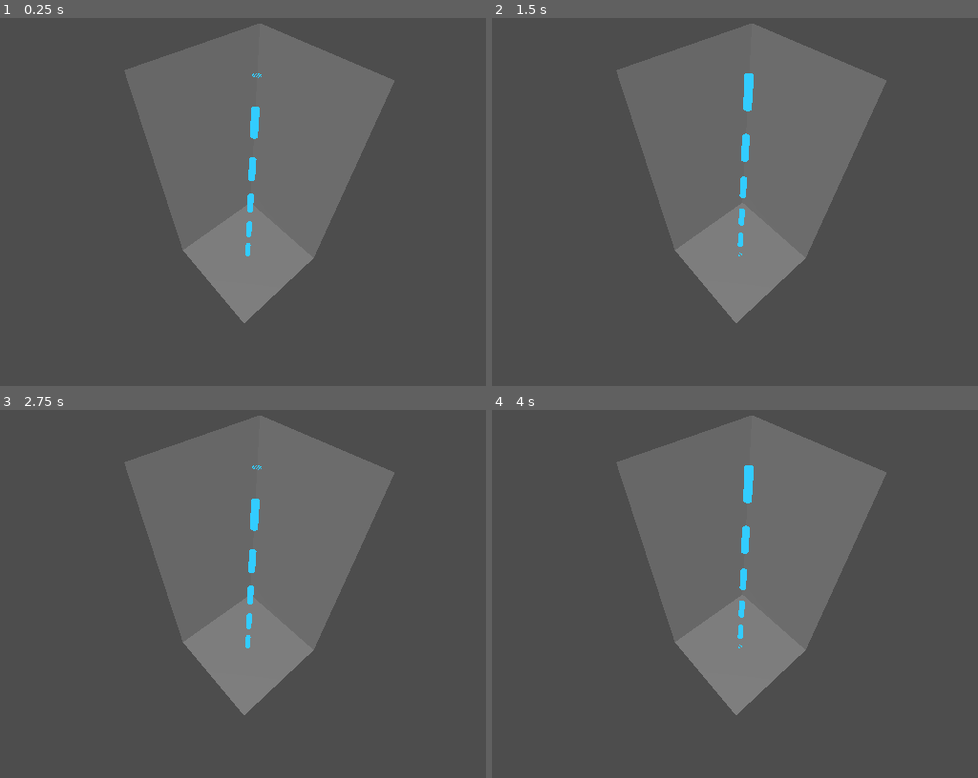
Above: before the commit, frames 1-4 (two rows, left to right).
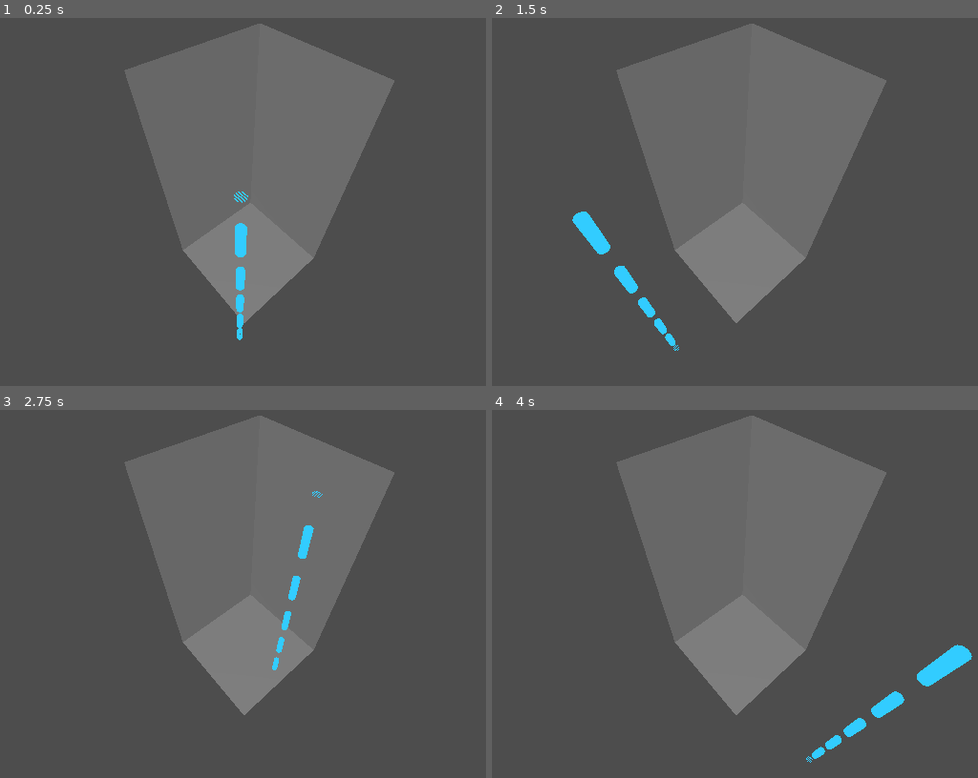
Above: after the commit, the same moments.

Repository: cliveleehere/fruitmerge3d
Game: Godot game, scene res://game.tscn
Same seed, same stepped clock (60 frames per second), same inputs: the game is played once before the commit and once after it.
Inputs (mouse positions are in pixels of both pictures, inside the frame that each line leads up to):
- Up to frame 1 (0.25 s): no input
- Up to frame 2 (1.5 s): move the mouse to (900, 176) at 0.52 s; move the mouse to (579, 216) at 1.27 s
- Up to frame 3 (2.75 s): move the mouse to (315, 494) at 2.02 s
- Up to frame 4 (4 s): move the mouse to (696, 674) at 2.77 s; move the mouse to (963, 652) at 3.52 s

The runs differ from the first frame. In frame 1, 0.9% of the frame differs, in the area x 48-54%, y 15-88%; in frame 2, 1.3%; in frame 3, 0.8%; in frame 4, 1.6%, in the area x 50-99%, y 15-96%.

Commit message:
Cursor follows mouse

Diff:
--- /dev/null
+++ b/cursor/cursor.gd
@@ -0,0 +1,17 @@
+extends Node3D
+
+@export var plane_y := 4.0
+
+@onready var camera: Camera3D = get_viewport().get_camera_3d()
+func _process(_delta):
+	var mouse_pos := get_viewport().get_mouse_position()
+
+	var ray_origin := camera.project_ray_origin(mouse_pos)
+	var ray_direction := camera.project_ray_normal(mouse_pos)
+
+	if abs(ray_direction.y) > 0.001:
+		var distance := (plane_y - ray_origin.y) / ray_direction.y
+		var hit_point := ray_origin + ray_direction * distance
+
+		global_position.x = hit_point.x
+		global_position.z = hit_point.z
--- a/cursor/cursor.tscn
+++ b/cursor/cursor.tscn
@@ -1,5 +1,6 @@
 [gd_scene format=3 uid="uid://cgsybu5k65260"]
 
+[ext_resource type="Script" uid="uid://cfcj32jngvm0b" path="res://cursor/cursor.gd" id="1_g0wji"]
 [ext_resource type="Shader" uid="uid://t7d2w7fgq4ok" path="res://cursor/cursor.gdshader" id="1_isnha"]
 
 [sub_resource type="ShaderMaterial" id="ShaderMaterial_gyd2p"]
@@ -17,6 +18,7 @@
 height = 4.0
 
 [node name="Cursor" type="Node3D" unique_id=2018493337]
+script = ExtResource("1_g0wji")
 
 [node name="MeshInstance3D" type="MeshInstance3D" parent="." unique_id=1193733509]
 transform = Transform3D(1, 0, 0, 0, 1, 0, 0, 0, 1, 0, 2, 0)
Not shown, added: cursor/cursor.gd.uid
